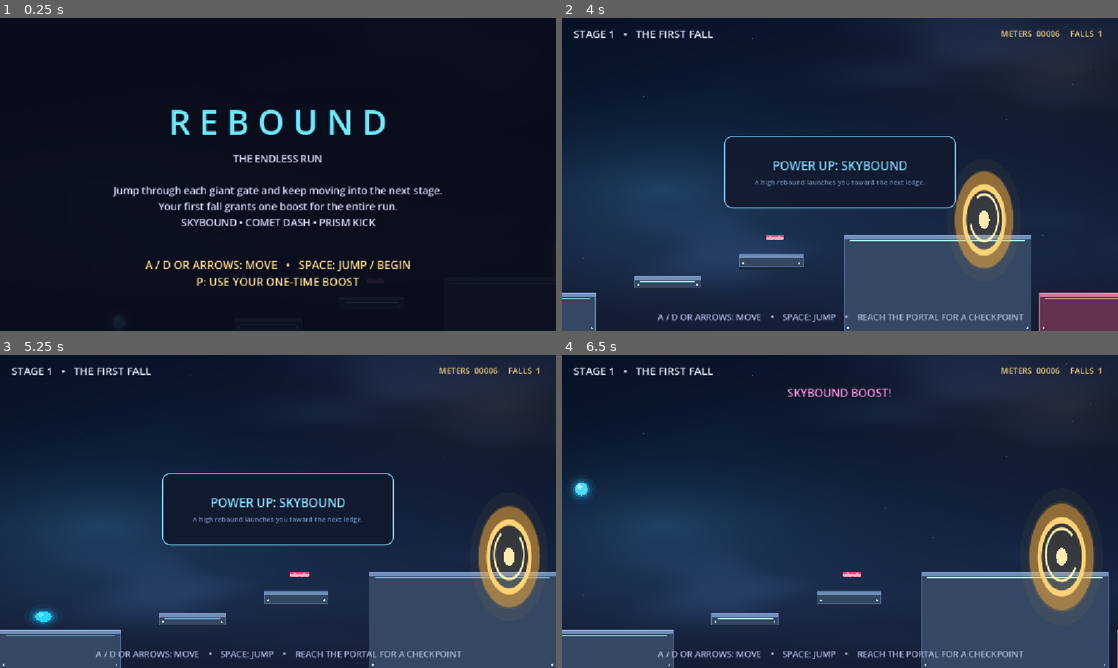
Above: before the commit, frames 1-4 (two rows, left to right).
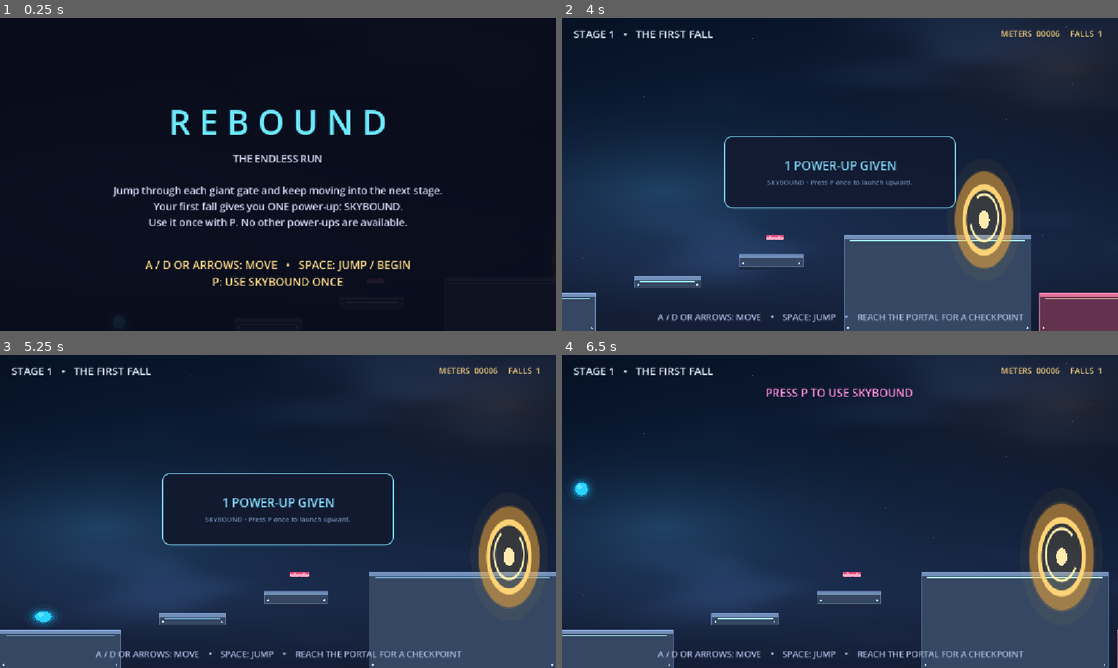
Above: after the commit, the same moments.

Repository: Epiccoder2211/REBOUND
Game: Godot game, scene res://main.tscn
Two runs of this game, one before a commit and one after it. Both use one fixed random seed, a clock stepped at 60 frames per second and the inputs below.
Inputs:
- Up to frame 1 (0.25 s): no input
- Up to frame 2 (4 s): tap Enter (ui_accept) at 0.5, 0.77, 1.52, 3.02, 3.77 s; hold Right (ui_right) 0.53-2.03 s; tap P every 0.75 s from 0.6 to 3.6 s; hold Left (ui_left) 2.03-2.78 s; hold Right (ui_right) from 2.78 s (still down)
- Up to frame 3 (5.25 s): tap P at 4.25, 4.35, 5, 5.1 s; release Right (ui_right) at 4.28 s; hold Left (ui_left) 4.28-5.03 s; tap Enter (ui_accept) at 4.52 s; hold Right (ui_right) from 5.03 s (still down)
- Up to frame 4 (6.5 s): tap P at 5.75, 5.85 s; release Right (ui_right) at 5.78 s; hold Left (ui_left) from 5.78 s (still down); tap Enter (ui_accept) at 6.02 s

The runs differ from the first frame. In frame 1, 2.0% of the frame differs, in the area x 26-74%, y 58-86%; in frame 2, 0.7%; in frame 3, 0.8%; in frame 4, 0.6%.
Error after the commit: Invalid access to property or key 'dash' on a base object of type 'Dictionary'. (res://scripts/main.gd:532)

Commit message:
Power Up Issue FIx

Diff:
--- a/scripts/main.gd
+++ b/scripts/main.gd
@@ -10,11 +10,7 @@
 const PLATFORM_GLOW_SHADER = preload("res://assets/platform_glow.gdshader")
 const VIEW := Vector2(1152, 648)
 const PLAYER_SCREEN_X := 90.0
-const POWERUPS := [
-	{"name": "SKYBOUND", "description": "A high rebound launches you toward the next ledge.", "color": "73eaff", "bounce": 760.0, "dash": 0.0},
-	{"name": "COMET DASH", "description": "A strong rebound and forward burst carry you across gaps.", "color": "ff9b67", "bounce": 650.0, "dash": 490.0},
-	{"name": "PRISM KICK", "description": "A balanced hop with a quick forward surge.", "color": "dc8cff", "bounce": 700.0, "dash": 380.0}
-]
+const SKYBOUND := {"name": "SKYBOUND", "description": "A high rebound launches you toward the next ledge.", "color": "73eaff", "bounce": 760.0}
 
 var world: Node2D
 var player
@@ -33,6 +29,7 @@
 var current_theme: Dictionary = {}
 var camera: Camera2D
 var current_powerup: Dictionary = {}
+var powerup_awarded := false
 var powerup_used := false
 var theme_tween: Tween
 var active_stage_root: Node2D
@@ -258,7 +255,7 @@
 
 func show_menu() -> void:
 	state = "menu"
-	show_overlay("R E B O U N D", "THE ENDLESS RUN\n\nJump through each giant gate and keep moving into the next stage.\nYour first fall grants one boost for the entire run.\nSKYBOUND • COMET DASH • PRISM KICK", "A / D OR ARROWS: MOVE   •   SPACE: JUMP / BEGIN\nP: USE YOUR ONE-TIME BOOST")
+	show_overlay("R E B O U N D", "THE ENDLESS RUN\n\nJump through each giant gate and keep moving into the next stage.\nYour first fall gives you ONE power-up: SKYBOUND.\nUse it once with P. No other power-ups are available.", "A / D OR ARROWS: MOVE   •   SPACE: JUMP / BEGIN\nP: USE SKYBOUND ONCE")
 
 func resume_game() -> void:
 	state = "playing"
@@ -302,6 +299,7 @@
 	furthest_x = 0.0
 	falls = 0
 	current_powerup.clear()
+	powerup_awarded = false
 	powerup_used = false
 	preview_stage_root = null
 	build_stage(stage_index, stage_offset, false)
@@ -491,18 +489,26 @@
 		return
 	falls += 1
 	player.respawn(level_spawn)
-	if current_powerup.is_empty() and not powerup_used:
-		current_powerup = POWERUPS[(falls - 1) % POWERUPS.size()]
+	var just_awarded_powerup := false
+	if not powerup_awarded:
+		current_powerup = SKYBOUND.duplicate()
+		powerup_awarded = true
+		just_awarded_powerup = true
 	if not current_powerup.is_empty():
-		player.active = false
 		player.modulate = Color(current_powerup["color"])
-		message_label.text = ""
-		message_timeout = 0.0
-		respawn_title.text = "POWER UP: " + current_powerup["name"]
-		respawn_subtitle.text = current_powerup["description"]
-		respawn_card.visible = true
-		respawn_card.modulate.a = 0.0
-		respawn_timer = 1.6
+		if just_awarded_powerup:
+			player.active = false
+			message_label.text = ""
+			message_timeout = 0.0
+			respawn_title.text = "1 POWER-UP GIVEN"
+			respawn_subtitle.text = "SKYBOUND • Press P once to launch upward."
+			respawn_card.visible = true
+			respawn_card.modulate.a = 0.0
+			respawn_timer = 1.6
+		else:
+			respawn_card.visible = false
+			respawn_timer = 0.0
+			show_powerup_prompt()
 	else:
 		player.modulate = Color(current_theme["player_tint"])
 		respawn_card.visible = false
@@ -512,8 +518,10 @@
 	if state != "playing":
 		return
 	if current_powerup.is_empty():
-		message_label.text = "NO POWER UP AVAILABLE"
+		message_label.text = "SKYBOUND ALREADY USED" if powerup_used else "NO POWER UP AVAILABLE"
 		message_timeout = 1.5
+		return
+	if powerup_used:
 		return
 	if not is_instance_valid(player) or not player.active:
 		return
